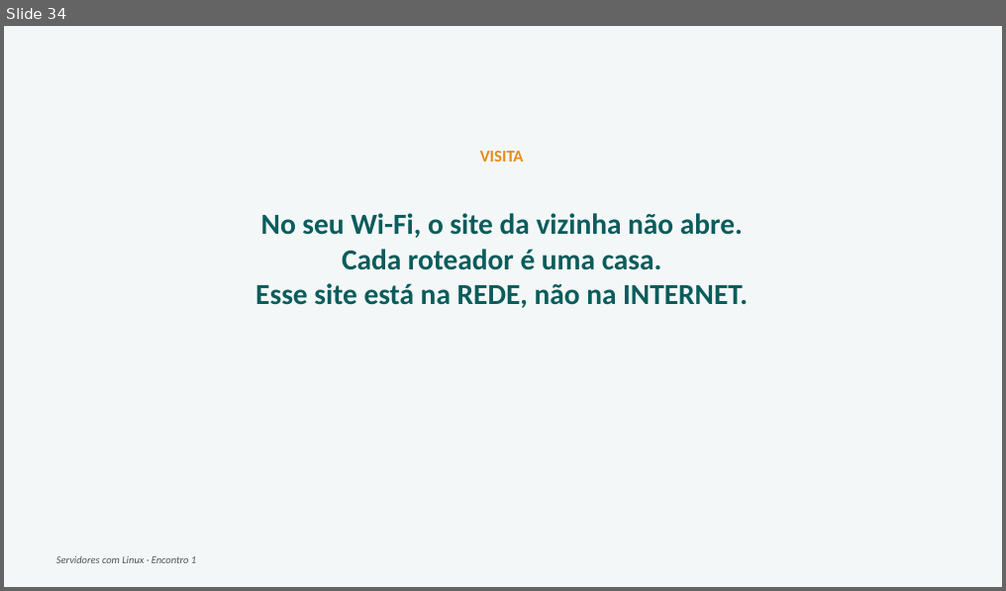
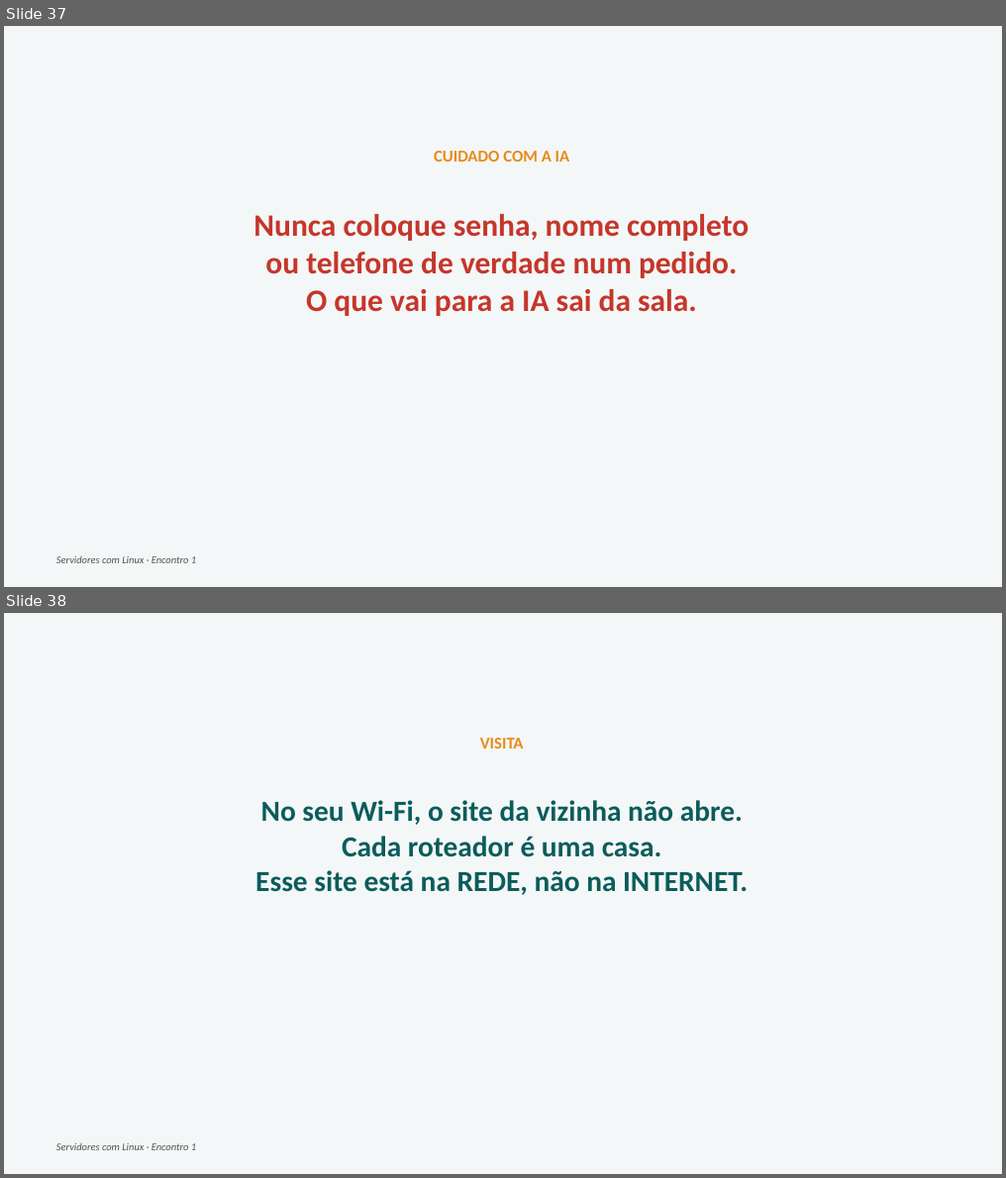
Before and after one commit to joninedel-prog/gerador_contratos, a slide deck: Aula - Servidores 1 - Instalando o Ubuntu e o primeiro site.pptx. Shown one above the other, each under a label of ours: slide 34 before the commit, slides 37 and 38 after it. The pictures are 1006x591 and 1006x1178 pixels, drawn with LibreOffice and Linux fonts; fonts in the diff are those of the drawing. Boxes give left, top, right and bottom in pixels: in the first picture for what was removed or moved away, otherwise in the second. Text is boxed around its words. In the diff, an @@ line names an element or a change of style, - is before the commit and + after.

```diff
--- a/Aula - Servidores 1 - Instalando o Ubuntu e o primeiro site.pptx
+++ b/Aula - Servidores 1 - Instalando o Ubuntu e o primeiro site.pptx
@@ slide 37 added at (x1=4, y1=26, x2=1002, y2=587), background #FFFFFF @@
@@ rectangle added at (x1=4, y1=26, x2=1002, y2=587), fill #F4F7F7 @@
@@ text added at (x1=434, y1=151, x2=570, y2=162), 16 pt, text #E88B1A, bold @@
+CUIDADO COM A IA
@@ text added at (x1=253, y1=214, x2=748, y2=316), 30 pt, text #C5362B, bold @@
+Nunca coloque senha, nome completo
+ou telefone de verdade num pedido.
+O que vai para a IA sai da sala.
@@ text added at (x1=56, y1=557, x2=196, y2=564), 10 pt, text #555555, italic @@
+Servidores com Linux · Encontro 1
@@ what was slide 34 is now slide 38 @@
```
Also in this commit, not shown: 5 slides changed, 3 other slides added, 4 other files.
